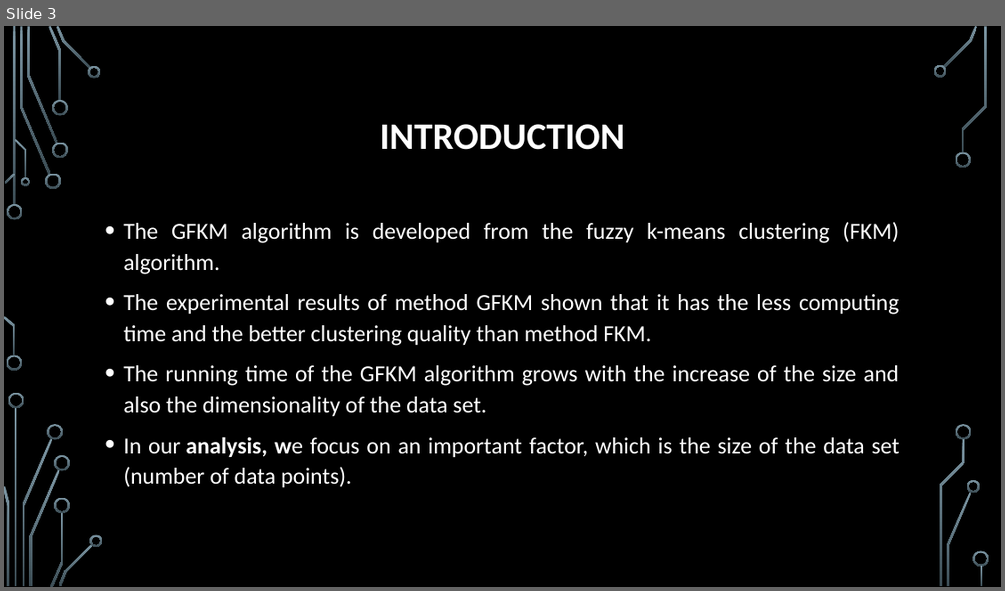
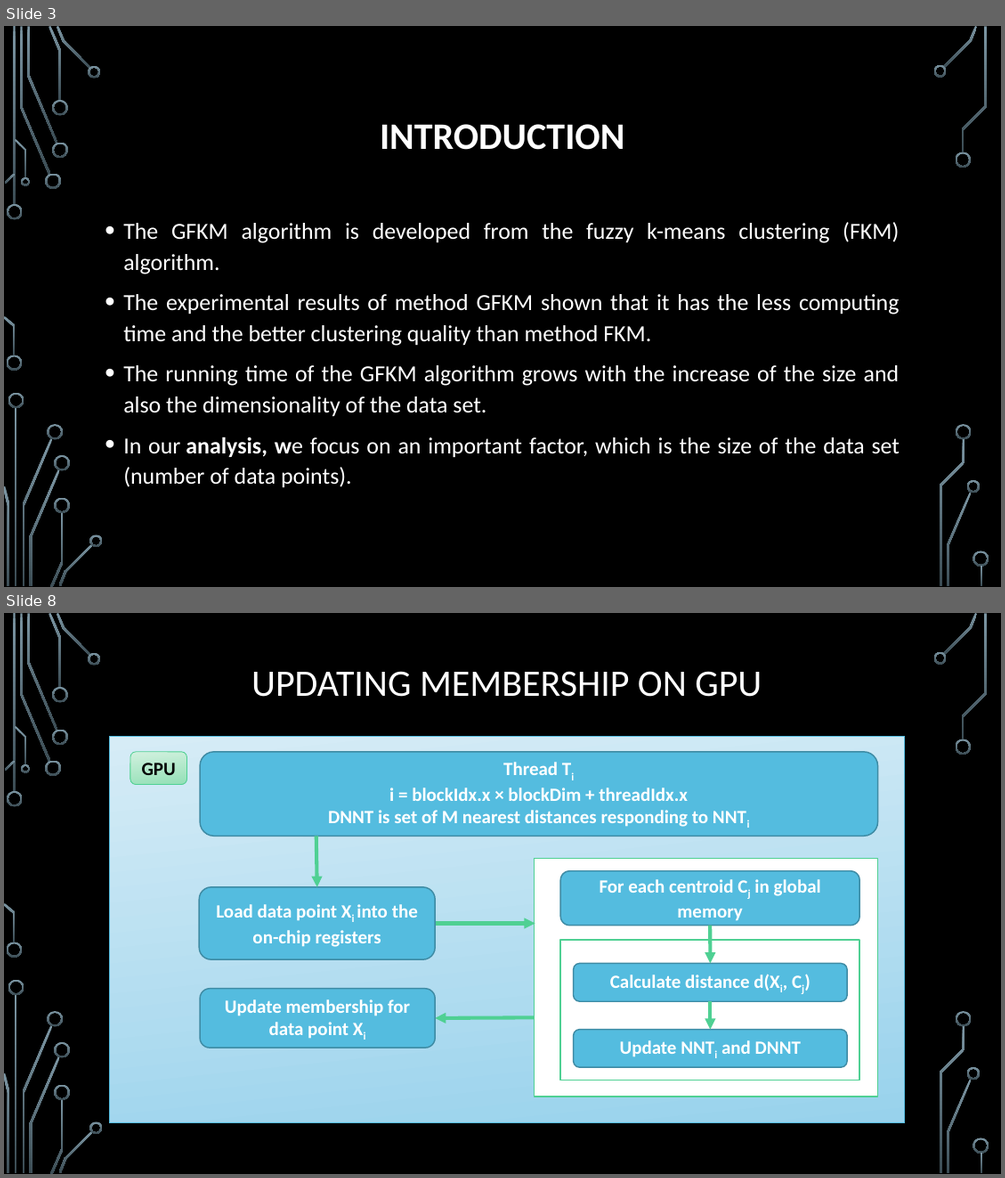
Before and after one commit to trungvdhp/master-ntou, a slide deck: ImageProcessing/Speeding up GFKM.pptx. Shown one above the other, each under a label of ours: slide 3 before the commit, slides 3 and 8 after it; the slides between them are not shown. The pictures are 1005x591 and 1005x1178 pixels, drawn with LibreOffice and Linux fonts; fonts in the diff are those of the drawing; background and template pictures are left out. Boxes give left, top, right and bottom in pixels: in the first picture for what was removed or moved away, otherwise in the second. Text is boxed around its words. In the diff, an @@ line names an element or a change of style, - is before the commit and + after.

```diff
--- a/ImageProcessing/Speeding up GFKM.pptx
+++ b/ImageProcessing/Speeding up GFKM.pptx
@@ slide 8 added at [4,613,1001,1174], background picture (left out); not listed: 36 template elements that a slide beside it also shows @@
@@ title added at [251,671,761,697], 36 pt, text #FFFFFF @@
+UPDATING MEMBERSHIP ON GPU
@@ rectangle added at [109,737,905,1122], fill gradient #D7ECF7 to #98D3EC, outline #54BCDF 0.75 pt @@
@@ rounded rectangle added at [130,752,187,785], fill gradient #D3F1E0 to #95E1B8, outline #4FD093 0.75 pt, 18 pt, text #000000, bold @@
+GPU
@@ rounded rectangle added at [200,752,878,835], fill #54BCDF, outline #3E8BA5 1.25 pt, 18 pt, text #FFFFFF, bold @@
+Thread Ti
+i = blockIdx.x × blockDim + threadIdx.x
+DNNT is set of M nearest distances responding to NNTi
@@ arrow added from (316, 835) to (317, 887), #4FD093 3.5 pt @@
@@ rectangle added at [534,859,878,1097], fill #FFFFFF, outline #4FD093 1.25 pt @@
@@ rounded rectangle added at [560,871,859,925], fill #54BCDF, outline #3E8BA5 1.25 pt, 18 pt, text #FFFFFF, bold @@
+For each centroid Cj in global memory
@@ rounded rectangle added at [199,887,435,959], fill #54BCDF, outline #3E8BA5 1.25 pt, 18 pt, text #FFFFFF, bold @@
+Load data point Xi into the on-chip registers
@@ arrow added from (435, 924) to (535, 924), #4FD093 3.5 pt @@
@@ arrow added from (710, 925) to (711, 963), #4FD093 3.5 pt @@
@@ rectangle added at [560,940,859,1079], fill #FFFFFF, outline #4FD093 1.25 pt @@
@@ rounded rectangle added at [573,963,847,1001], fill #54BCDF, outline #3E8BA5 1.25 pt, 18 pt, text #FFFFFF, bold @@
+Calculate distance d(Xi, Cj)
@@ rounded rectangle added at [200,989,435,1047], fill #54BCDF, outline #3E8BA5 1.25 pt, 18 pt, text #FFFFFF, bold @@
+Update membership for data point Xi
@@ arrow added from (711, 1001) to (711, 1030), #4FD093 3.5 pt @@
@@ arrow added from (534, 1018) to (435, 1018), #4FD093 3.5 pt @@
@@ rounded rectangle added at [573,1030,847,1068], fill #54BCDF, outline #3E8BA5 1.25 pt, 18 pt, text #FFFFFF, bold @@
+Update NNTi and DNNT
```
Also in this commit, not shown: 2 slides changed, 3 other slides added, 1 other file.
